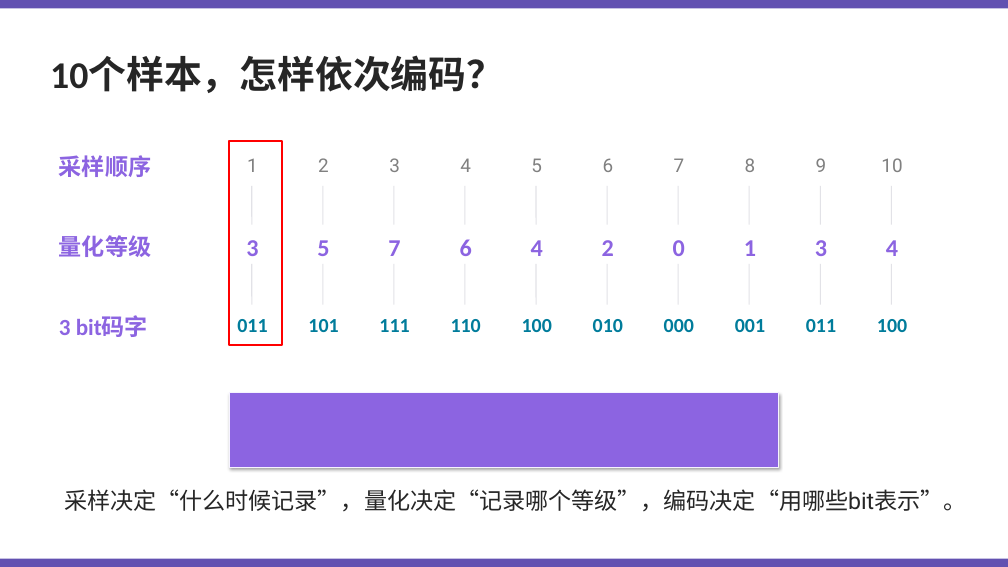
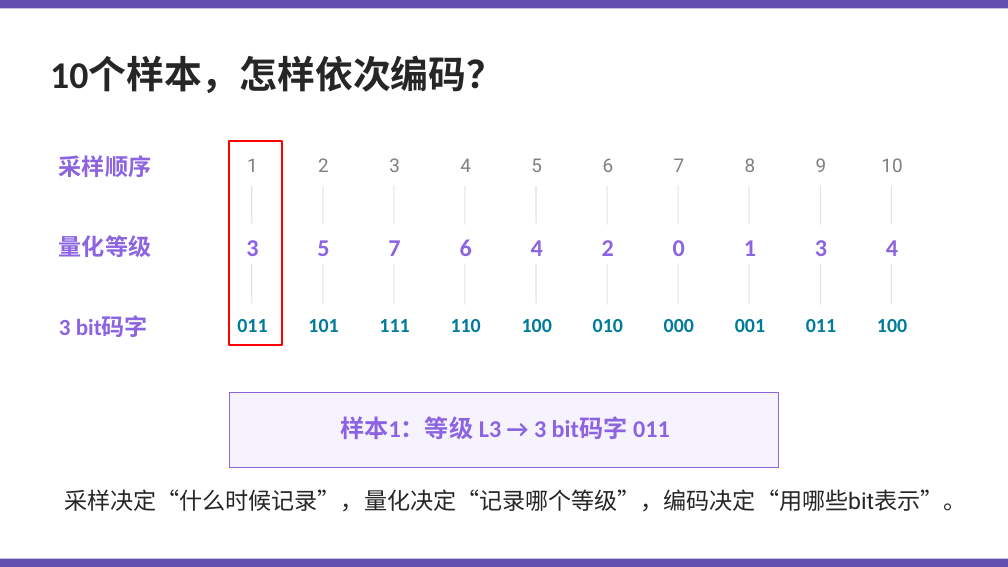
Before and after one commit to Kunonepeng/shtick, a slide deck: slide 19 of 1-2-encoding/1-2-3-audio-encoding-v2/1-2-3-audio-encoding-v8.6.gpt.pptx. Drawn at 1008x567 pixels with LibreOffice and Linux fonts; fonts in the diff are those of the drawing. Boxes give left, top, right and bottom in pixels: in the first picture for what was removed or moved away, otherwise in the second. Text is boxed around its words. In the diff, an @@ line names an element or a change of style, - is before the commit and + after.

```diff
--- a/1-2-encoding/1-2-3-audio-encoding-v2/1-2-3-audio-encoding-v8.6.gpt.pptx
+++ b/1-2-encoding/1-2-3-audio-encoding-v2/1-2-3-audio-encoding-v8.6.gpt.pptx
@@ rectangle at (x1=230, y1=392, x2=779, y2=467): fill #8C64E1 to #F6F3FF; outline #F6F3FF 1 pt to #8C64E1 1 pt; shadow off @@
@@ text added at (x1=340, y1=416, x2=670, y2=439), 23 pt, text #8C64E1, bold @@
+样本1：等级 L3 → 3 bit码字 011
```
Also in this commit, not shown: 11 other slides changed, 12 other files.
